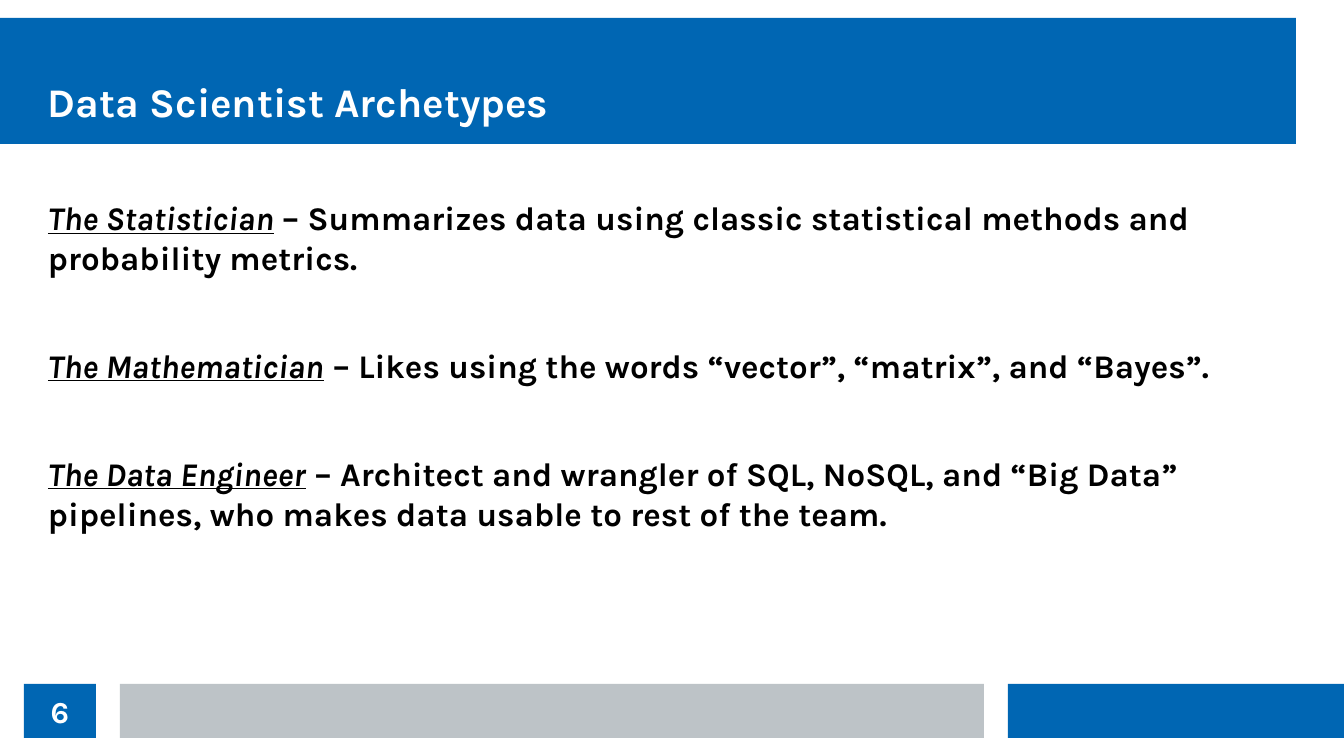
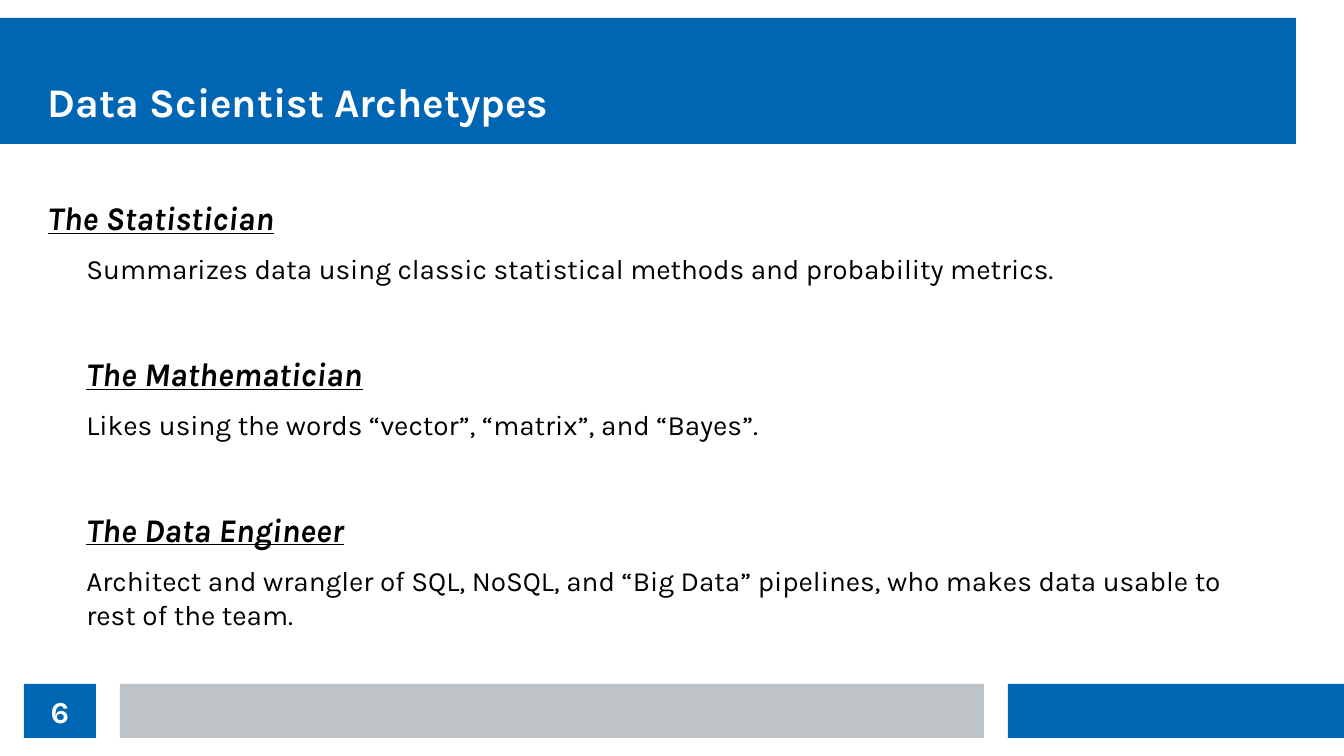
Before and after one commit to thomasnield/kotlin_data_science_talk_ChicagoJUG, a slide deck: slide 6 of kotlin_data_science_talk_chijug_slides.odp. Drawn at 1344x756 pixels with LibreOffice and Linux fonts; fonts in the diff are those of the drawing. Boxes give left, top, right and bottom in pixels: in the first picture for what was removed or moved away, otherwise in the second. Text is boxed around its words. In the diff, an @@ line names an element or a change of style, - is before the commit and + after.

```diff
--- a/kotlin_data_science_talk_chijug_slides.odp
+++ b/kotlin_data_science_talk_chijug_slides.odp
@@ text at (48, 206, 1221, 626): text changed; size 19.5 to 16.5 pt; bold off @@
-The Statistician – Summarizes data using classic statistical methods and probability metrics.
-The Mathematician – Likes using the words “vector”, “matrix”, and “Bayes”.
-The Data Engineer – Architect and wrangler of SQL, NoSQL, and “Big Data” pipelines, who makes data usable to rest of the team.
+The Statistician
+  Summarizes data using classic statistical methods and probability metrics.
+The Mathematician
+  Likes using the words “vector”, “matrix”, and “Bayes”.
+The Data Engineer
+  Architect and wrangler of SQL, NoSQL, and “Big Data” pipelines, who makes data usable to rest of the team.
```
Also in this commit, not shown: 6 other slides changed.
